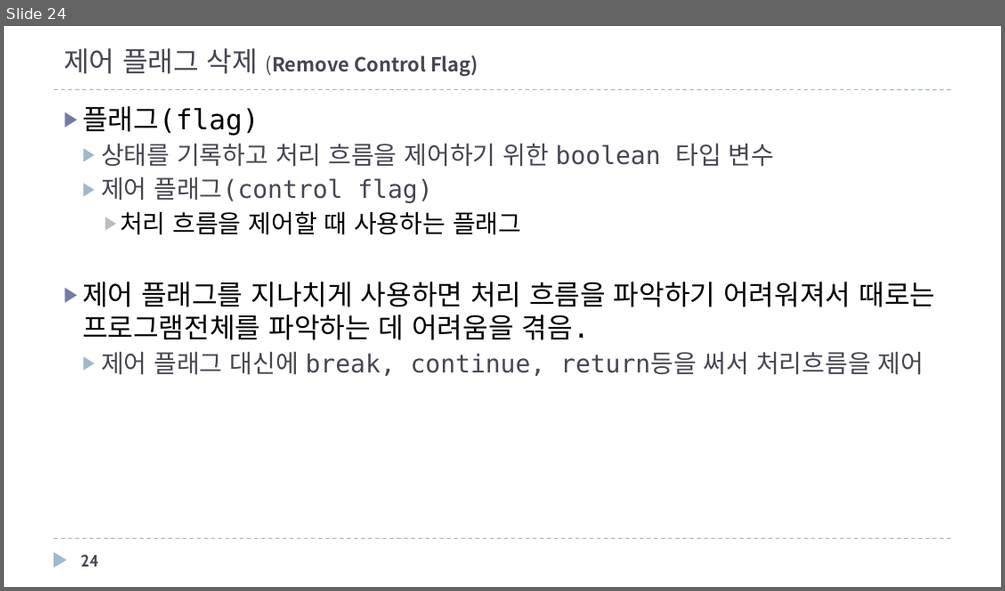
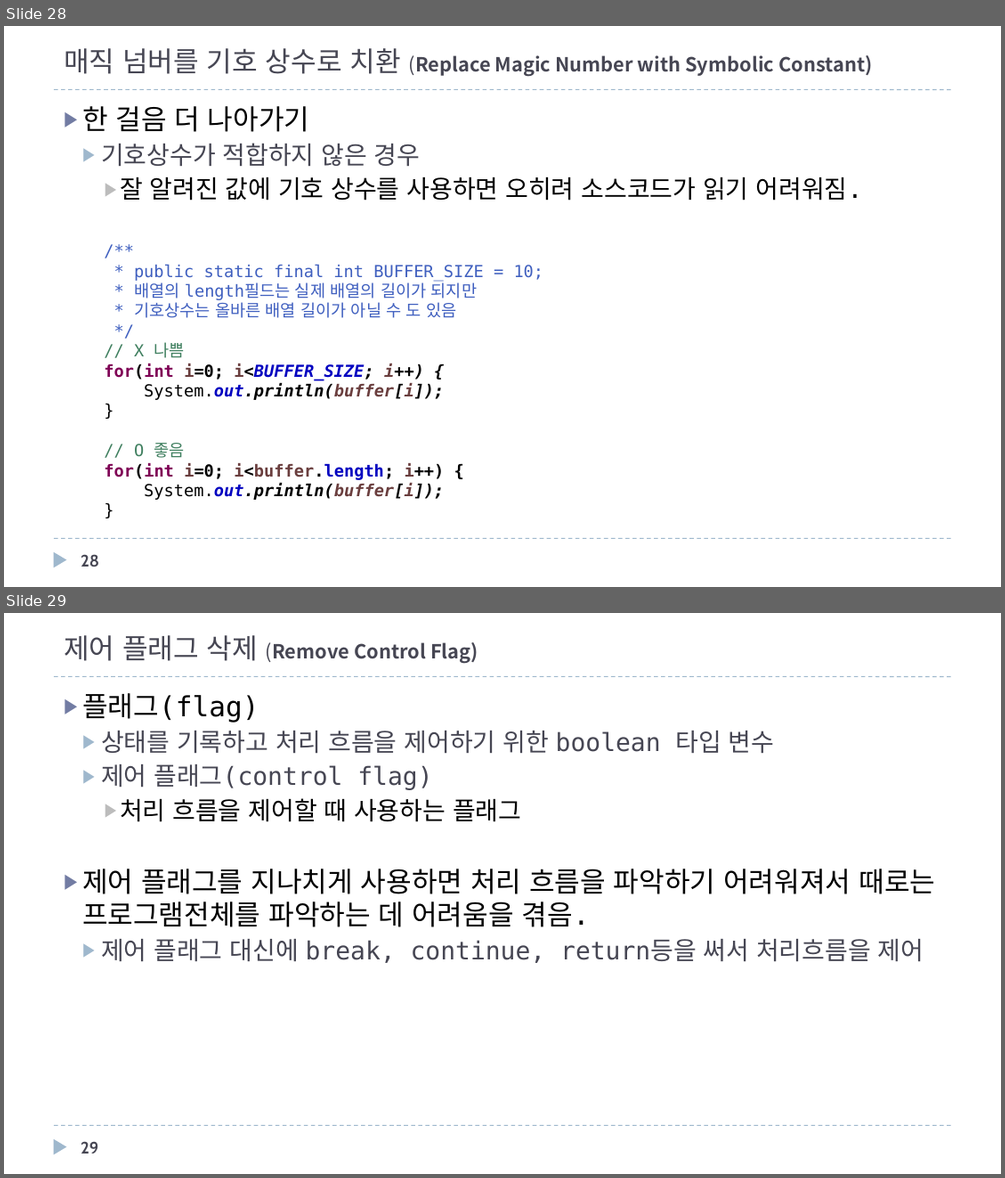
Before and after one commit to mkgungor/refactoring_java, a slide deck: ppt/자바로 배우는 리팩토링 입문.pptx. Shown one above the other, each under a label of ours: slide 24 before the commit, slides 28 and 29 after it. The pictures are 1005x591 and 1005x1178 pixels, drawn with LibreOffice and Linux fonts; fonts in the diff are those of the drawing. Boxes give left, top, right and bottom in pixels: in the first picture for what was removed or moved away, otherwise in the second. Text is boxed around its words. In the diff, an @@ line names an element or a change of style, - is before the commit and + after.

```diff
--- a/ppt/자바로 배우는 리팩토링 입문.pptx
+++ b/ppt/자바로 배우는 리팩토링 입문.pptx
@@ slide 28 added at (4, 26, 1001, 587), background #FFFFFF; not listed: 3 template elements that a slide beside it also shows @@
@@ title added at (64, 48, 872, 77), 14 pt, text #464653, bold @@
+매직 넘버를 기호 상수로 치환 (Replace Magic Number with Symbolic Constant)
@@ text added at (82, 106, 863, 200), 18 pt, text #000000 @@
+▶ 한 걸음 더 나아가기
+  ▶ 기호상수가 적합하지 않은 경우
+    ▶ 잘 알려진 값에 기호 상수를 사용하면 오히려 소스코드가 읽기 어려워짐.
@@ text added at (104, 264, 544, 499), 12 pt, text #3F5FBF @@
+/**
+* public static final int BUFFER_SIZE = 10;
+* 배열의 length필드는 실제 배열의 길이가 되지만
+* 기호상수는 올바른 배열 길이가 아닐 수 도 있음
+*/
+// X 나쁨
+for(int i=0; i<BUFFER_SIZE; i++) {
+System.out.println(buffer[i]);
+}
+// O 좋음
+for(int i=0; i<buffer.length; i++) {
+System.out.println(buffer[i]);
+}
@@ page number added at (81, 554, 99, 566), 12 pt, text #464653, bold @@
+28
@@ what was slide 24 is now slide 29 @@
@@ page number at (81, 1141, 98, 1153): text changed @@
-24
+29
```
Also in this commit, not shown: 7 slides changed, 11 other slides added, 5 other files.
